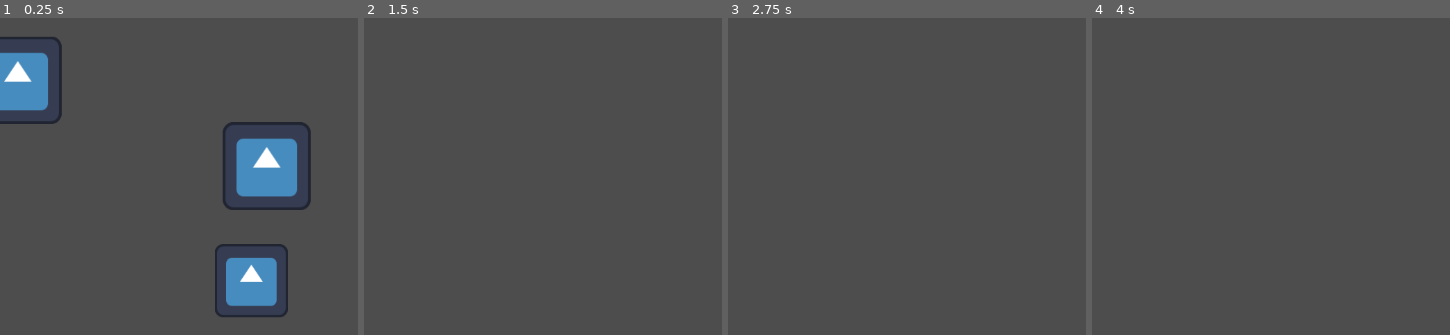
Above: before the commit, frames 1-4 (left to right).
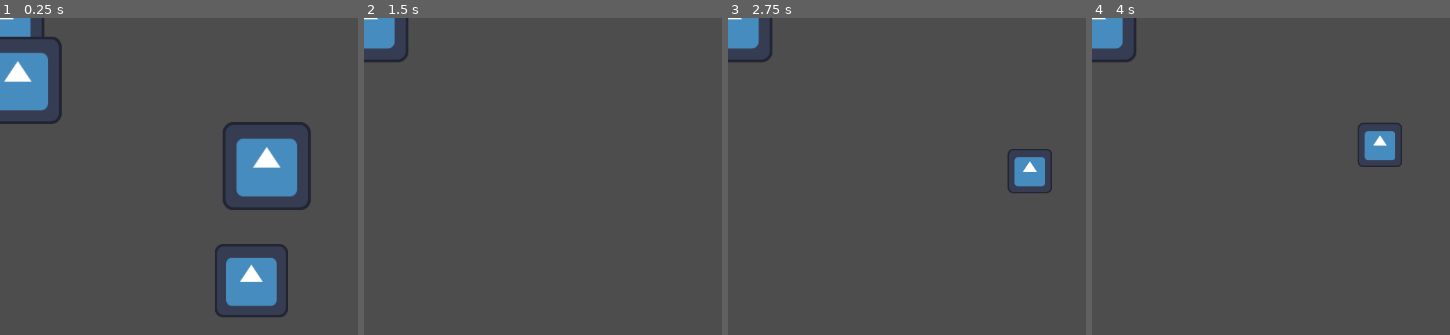
Above: after the commit, the same moments.

Repository: corin-gaiotto/gdc-jam-2025
Game: Godot game, scene res://Scenes/Fishing.tscn
The game is run twice, just before and just after one commit, with the same random seed, the same clock (stepped at 60 frames per second) and the same inputs. This scene is started directly instead of the project's main scene. The engine's default icon, where the game draws it, is replaced by a stand-in: a white triangle on a blue panel in a dark square.
Inputs:
- Up to frame 1 (0.25 s): no input
- Up to frame 2 (1.5 s): tap Enter at 0.5 s; hold D (right) 0.53-1.28 s; tap Space (fishing-interact) at 0.6, 1.35 s; hold S (down) from 1.28 s (still down)
- Up to frame 3 (2.75 s): release S (down) at 2.03 s; hold D (right) from 2.03 s (still down); tap Space (fishing-interact) at 2.1 s
- Up to frame 4 (4 s): release D (right) at 2.78 s; hold W (up) 2.78-3.53 s; tap Space (fishing-interact) at 2.85, 3.6 s; hold A (left) from 3.53 s (still down)

The runs differ from the first frame. In frame 1, 0.6% of the frame differs, in the area x 0-13%, y 0-6%; in frame 2, 1.1%; in frame 3, 2.1%; in frame 4, 2.1%, in the area x 0-87%, y 0-48%.

Commit message:
Add fishing hook

Diff:
--- a/Objects/Fish.tscn
+++ b/Objects/Fish.tscn
@@ -1,9 +1,11 @@
-[gd_scene load_steps=4 format=3 uid="uid://dlmq4i5th33hf"]
+[gd_scene load_steps=5 format=3 uid="uid://dlmq4i5th33hf"]
 
 [ext_resource type="Script" uid="uid://cwd5tvr0hdob1" path="res://Scripts/fish.gd" id="1_f7nft"]
 [ext_resource type="Texture2D" uid="uid://dokj5ftigyxx8" path="res://icon.svg" id="2_hmv8f"]
 
 [sub_resource type="SpriteFrames" id="SpriteFrames_hmv8f"]
+
+[sub_resource type="CircleShape2D" id="CircleShape2D_hmv8f"]
 
 [node name="Fish" type="AnimatedSprite2D"]
 position = Vector2(329, 184)
@@ -20,4 +22,11 @@
 
 [node name="Timer" type="Timer" parent="."]
 
+[node name="Area2D" type="Area2D" parent="."]
+collision_layer = 2
+collision_mask = 0
+
+[node name="CollisionShape2D" type="CollisionShape2D" parent="Area2D"]
+shape = SubResource("CircleShape2D_hmv8f")
+
 [connection signal="timeout" from="Timer" to="." method="_on_timer_timeout"]
--- a/Objects/FishingPlayer.tscn
+++ b/Objects/FishingPlayer.tscn
@@ -1,13 +1,77 @@
-[gd_scene load_steps=3 format=3 uid="uid://638hqodqju1e"]
+[gd_scene load_steps=7 format=3 uid="uid://638hqodqju1e"]
 
 [ext_resource type="Script" uid="uid://bah45uowqio7v" path="res://Scripts/fishing_player.gd" id="1_45n1i"]
+[ext_resource type="Texture2D" uid="uid://dokj5ftigyxx8" path="res://icon.svg" id="2_ygoci"]
+
+[sub_resource type="SpriteFrames" id="SpriteFrames_88ni6"]
+animations = [{
+"frames": [{
+"duration": 1.0,
+"texture": ExtResource("2_ygoci")
+}],
+"loop": true,
+"name": &"default",
+"speed": 5.0
+}, {
+"frames": [{
+"duration": 1.0,
+"texture": ExtResource("2_ygoci")
+}],
+"loop": true,
+"name": &"fishing-cast-animation",
+"speed": 5.0
+}, {
+"frames": [{
+"duration": 1.0,
+"texture": ExtResource("2_ygoci")
+}],
+"loop": true,
+"name": &"fishing-idle",
+"speed": 5.0
+}, {
+"frames": [{
+"duration": 1.0,
+"texture": ExtResource("2_ygoci")
+}],
+"loop": true,
+"name": &"fishing-interact",
+"speed": 5.0
+}]
 
 [sub_resource type="RectangleShape2D" id="RectangleShape2D_xur5a"]
+
+[sub_resource type="CircleShape2D" id="CircleShape2D_45n1i"]
+
+[sub_resource type="SpriteFrames" id="SpriteFrames_fe5ay"]
+animations = [{
+"frames": [{
+"duration": 1.0,
+"texture": ExtResource("2_ygoci")
+}],
+"loop": true,
+"name": &"default",
+"speed": 5.0
+}]
 
 [node name="FishingPlayer" type="CharacterBody2D"]
 script = ExtResource("1_45n1i")
 
 [node name="AnimatedSprite2D" type="AnimatedSprite2D" parent="."]
+sprite_frames = SubResource("SpriteFrames_88ni6")
+animation = &"fishing-interact"
 
 [node name="CollisionShape2D" type="CollisionShape2D" parent="."]
 shape = SubResource("RectangleShape2D_xur5a")
+
+[node name="Hook" type="Area2D" parent="."]
+collision_layer = 0
+collision_mask = 2
+
+[node name="CollisionShape2D" type="CollisionShape2D" parent="Hook"]
+shape = SubResource("CircleShape2D_45n1i")
+
+[node name="HookSprite" type="AnimatedSprite2D" parent="Hook"]
+scale = Vector2(0.5, 0.5)
+sprite_frames = SubResource("SpriteFrames_fe5ay")
+
+[connection signal="area_entered" from="Hook" to="." method="_on_hook_area_entered"]
--- a/Scripts/fishing_player.gd
+++ b/Scripts/fishing_player.gd
@@ -3,6 +3,10 @@
 class_name FishingPlayer
 
 @onready var _animatedSprite = $AnimatedSprite2D
+@onready var _hook = $Hook
+@onready var _hookSprite = $Hook/HookSprite
+
+var hookedFish: Fish # fish actor that has been hooked
 
 # movement
 @export var speed: float = 200
@@ -31,6 +35,8 @@
 # - When being reeled in, it is pulled upwards towards the surface
 # - When it hits the surface, it is officially caught
 
+func _ready() -> void:
+	_hookSprite.visible = false # only display hook's sprite during FISHING_CAST_IDLE
 
 # Called every frame. 'delta' is the elapsed time since the previous frame.
 func _physics_process(delta: float) -> void:
@@ -40,7 +46,7 @@
 
 	# set velocity (only when not fishing)
 	if not(isFishing):
-		velocity = Vector2(_x_dir * speed, 0)
+		velocity = Vector2(_x_dir * speed * delta, 0)
 	else:
 		velocity = Vector2.ZERO
 	move_and_slide()
@@ -68,20 +74,31 @@
 			fishingEnum.FISHING_CAST_ANIMATION:
 				if stateTimeRemaining < 1:
 					currentState = fishingEnum.FISHING_CAST_IDLE
+					# make hook visible, and place it correctly
+					_hookSprite.visible = true
+					_hook.position = Vector2(400, 200) # placeholder: relative to player position
 
 			fishingEnum.FISHING_CAST_IDLE:
 				# Abilities: move hook in 4 directions, and cancel back to fishing_idle
+
+				# TODO: clamp hook global position within the water (once the scene is more set up)
+				_hook.position += delta * 50 * Vector2(_x_dir, _y_dir)
+
 				if Input.is_action_just_pressed("fishing-cancel"):
 					# return to fishing idle
 					currentState = fishingEnum.FISHING_IDLE
+					_hookSprite.visible = false
 
 			fishingEnum.FISHING_BIT_HOOK:
 				# if stateTimeRemaining runs out, fish gets away; otherwise, if interact pressed, then start reeling in
 				if Input.is_action_just_pressed("fishing-interact"):
 					currentState = fishingEnum.FISHING_PULL_HOOK
+					_hookSprite.visible = true
+					# set fish state to reeling (instead of idle)
 				elif stateTimeRemaining < 1:
-					# also maybe remove the fish in question? idk
+					# also maybe remove the fish entirely? idk
 					currentState = fishingEnum.FISHING_IDLE
+					_hookSprite.visible = false
 
 			fishingEnum.FISHING_PULL_HOOK:
 				# here is where the fishing minigame goes: on a success, return to FISHING_OBTAIN, otherwise, return to FISHING_IDLE
@@ -91,6 +108,14 @@
 				# wait for the obtain animation to play out, then allow the player to return to FISHING_IDLE using interact
 				if stateTimeRemaining < 1 and Input.is_action_just_pressed("fishing-interact"):
 					currentState = fishingEnum.FISHING_IDLE
+					_hookSprite.visible = false
 
 
 	stateTimeRemaining -= 1
+
+
+func _on_hook_area_entered(area: Area2D) -> void:
+	# Fish collides with hook while hook is active
+	if currentState == fishingEnum.FISHING_CAST_IDLE:
+		var hookedFish = area.get_parent()
+		currentState = fishingEnum.FISHING_BIT_HOOK
--- a/project.godot
+++ b/project.godot
@@ -61,3 +61,7 @@
 "events": [Object(InputEventKey,"resource_local_to_scene":false,"resource_name":"","device":-1,"window_id":0,"alt_press …(195 unchanged characters)…
 ]
 }
+
+[layer_names]
+
+2d_physics/layer_2="Fish"
